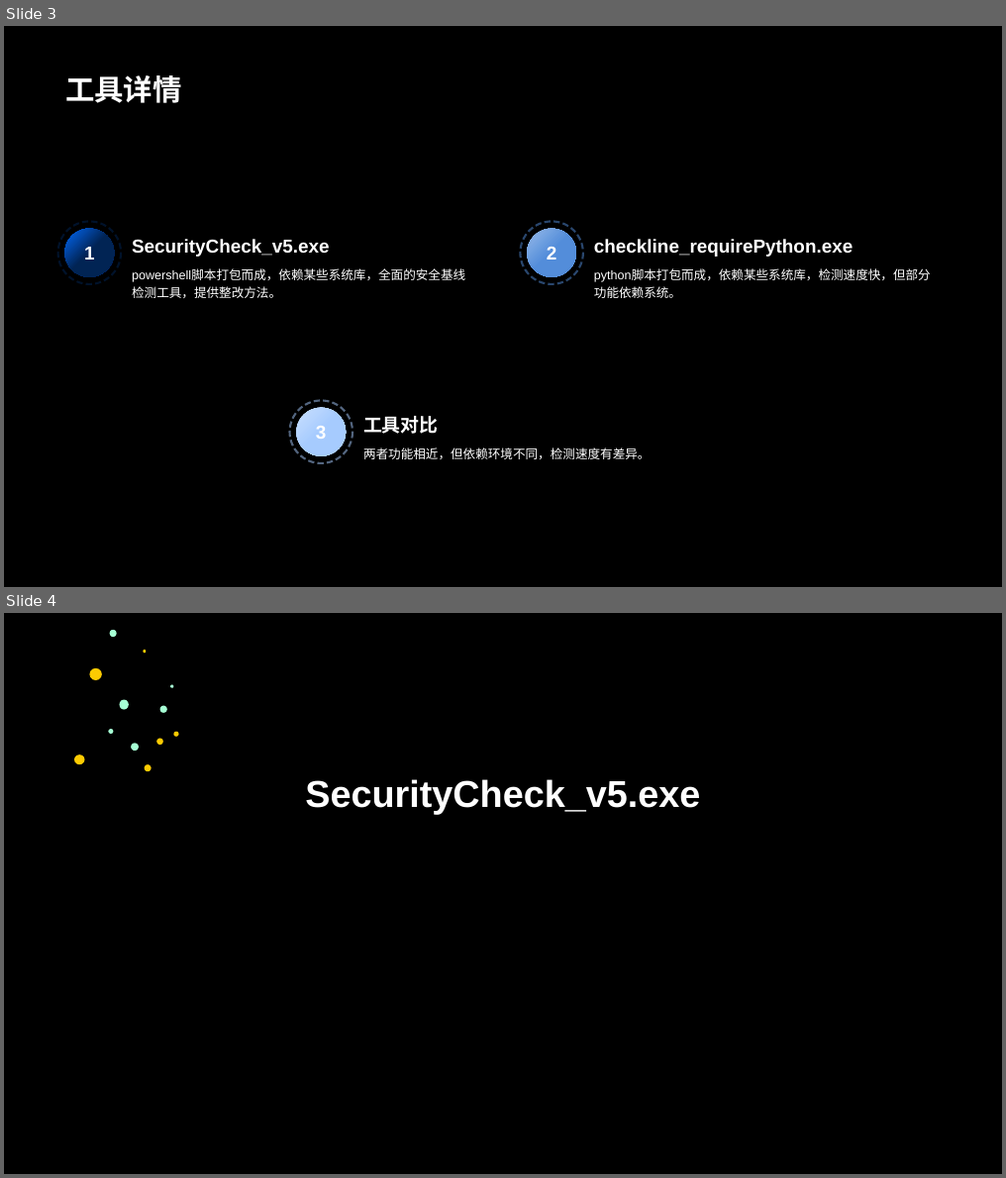
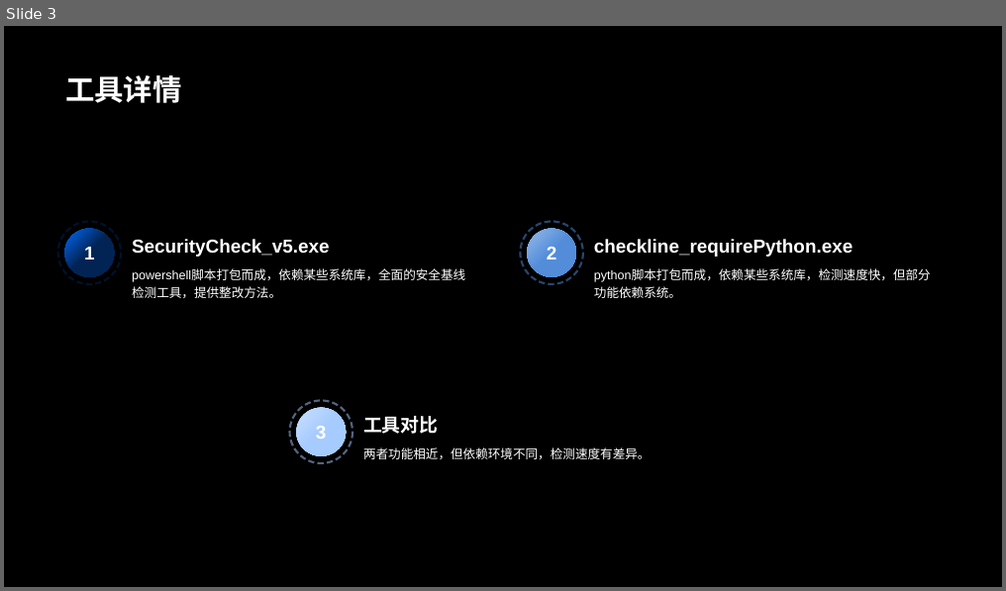
Before and after one commit to ferrarif1/STTools, a slide deck: BaseLineCheck/安全基线检查.pptx. Shown one above the other, each under a label of ours: slides 3 and 4 before the commit, slide 3 after it. The pictures are 1006x1178 and 1006x591 pixels, drawn with LibreOffice and Linux fonts; fonts in the diff are those of the drawing; background and template pictures are left out. Boxes give left, top, right and bottom in pixels: in the first picture for what was removed or moved away, otherwise in the second. Text is boxed around its words. In the diff, an @@ line names an element or a change of style, - is before the commit and + after.

```diff
--- a/BaseLineCheck/安全基线检查.pptx
+++ b/BaseLineCheck/安全基线检查.pptx
@@ slide 4 removed at (4,613,1002,1174), background picture (left out) @@
@@ group removed at (74,630,179,771): 12 ellipses @@
@@ title removed at (305,779,700,814) @@
-SecurityCheck_v5.exe
```
Also in this commit, not shown: 4 slides changed, 1 slide added, 3 other slides removed, 2 other files.
